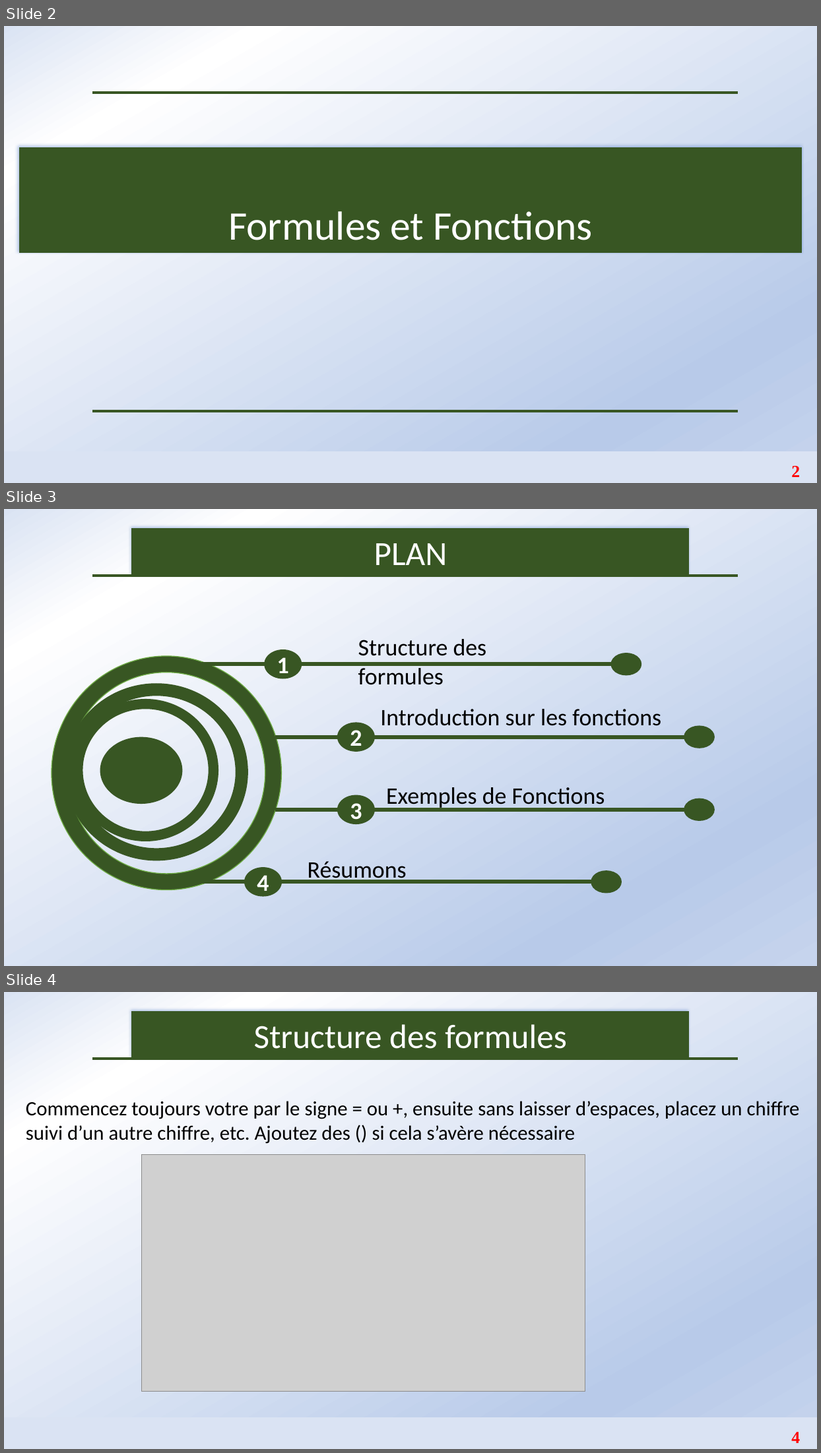
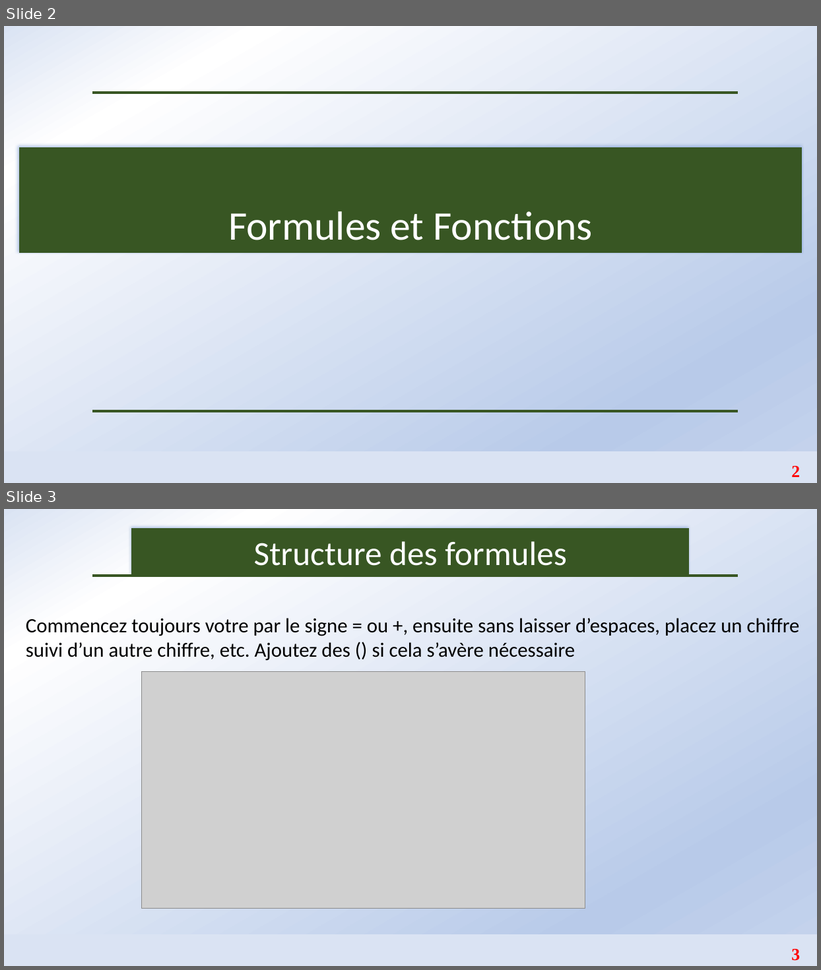
Before and after one commit to Abson-dev/Formation-Excel-IFDC, a slide deck: Cours/IFDC_2.pptx. Shown one above the other, each under a label of ours: slides 2, 3 and 4 before the commit, slides 2 and 3 after it. The pictures are 821x1453 and 821x970 pixels, drawn with LibreOffice and Linux fonts; fonts in the diff are those of the drawing; grey boxes stand for pictures. Boxes give left, top, right and bottom in pixels: in the first picture for what was removed or moved away, otherwise in the second. Text is boxed around its words. In the diff, an @@ line names an element or a change of style, - is before the commit and + after.

```diff
--- a/Cours/IFDC_2.pptx
+++ b/Cours/IFDC_2.pptx
@@ slide 3 removed at (4, 509, 817, 966), background gradient #DAE3F3 to #FFFFFF to #B8CAE9 to #C6D4ED @@
@@ rectangle removed at (132, 529, 690, 576) @@
-PLAN
@@ line removed from (92, 576) to (738, 576) @@
@@ text removed at (358, 639, 487, 685) @@
-Structure des formules
@@ line removed from (202, 665) to (612, 665) @@
@@ ellipse removed at (265, 650, 301, 679) @@
-1
@@ ellipse removed at (612, 654, 641, 675) @@
@@ ellipse removed at (338, 723, 374, 752) @@
-2
@@ text removed at (380, 709, 661, 726) @@
-Introduction sur les fonctions
@@ group removed at (52, 656, 282, 890): 3 donuts, 1 ellipse @@
@@ line removed from (275, 737) to (685, 737) @@
@@ ellipse removed at (685, 727, 714, 747) @@
@@ ellipse removed at (338, 795, 374, 824) @@
-3
@@ text removed at (386, 788, 605, 810) @@
-Exemples de Fonctions
@@ ellipse removed at (685, 799, 714, 820) @@
@@ line removed from (275, 810) to (685, 810) @@
@@ text removed at (308, 861, 407, 884) @@
-Résumons
@@ line removed from (182, 883) to (592, 883) @@
@@ ellipse removed at (245, 868, 282, 897) @@
-4
@@ ellipse removed at (592, 872, 620, 892) @@
@@ what was slide 4 is now slide 3 @@
@@ page number at (791, 949, 800, 961): text changed @@
-4
+3
```
Also in this commit, not shown: 8 other files.
